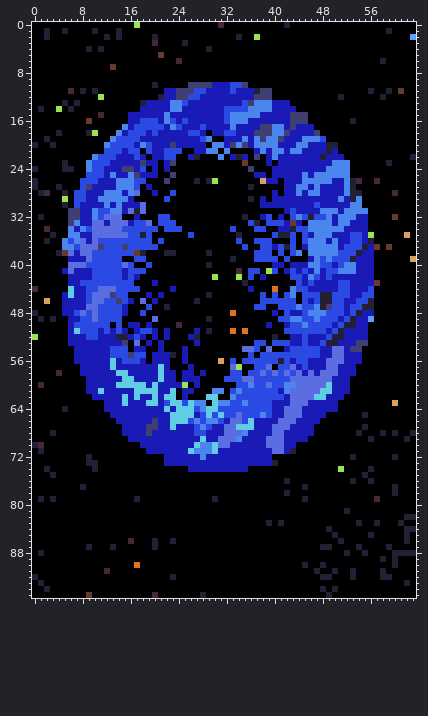
Pixel-art file: Assets/Planet Cards/Donut.aseprite. The picture above was drawn from the file before the commit.
64x96 pixels, 1 frame.
The result:
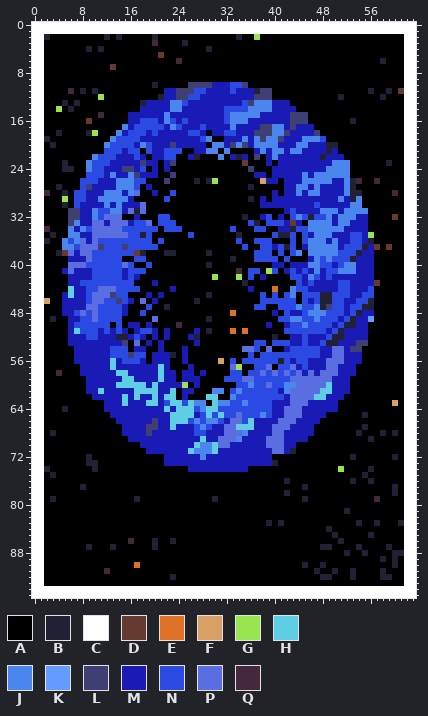
Palette (. is transparent): A #000000  B #222034  C #ffffff  D #663931  E #df7126  F #d9a066  G #99e550  H #5fcde4  J #4a86ed  K #639bff  L #3f3f74  M #1a1ab6  N #2b4ae3  P #5b6ee1  Q #45283c
Difference:
Layer "Background":
Colour C replaces colour A in row 0 at x 0 to 16, 18 to 30, 32 to 41 and 43 to 63; in row 1 at x 0 to 1, 3 to 4, 6 to 9, 11 to 13, 15 to 58 and 60 to 63; in row 2 at x 0 to 1 and 62; in rows 3 to 13 at x 0 to 1 and 62 to 63; in row 14 at x 0 and 62 to 63; in rows 15 to 19 at x 0 to 1 and 62 to 63.
Colour C replaces colour A in row 20 at x 1 and 62 to 63; in row 21 at x 0 to 1 and 62 to 63; in row 22 at x 0 to 1 and 62; in row 23 at x 0 to 1 and 62 to 63; in row 24 at x 1 and 62 to 63; in row 25 at x 0 to 1 and 62 to 63.
Colour C replaces colour A in rows 26 to 27 at x 1 and 62 to 63; in row 28 at x 0 and 62 to 63; in rows 29 to 31 at x 0 to 1 and 62 to 63; in row 32 at x 0 and 62 to 63; in rows 33 to 34 at x 0 to 1 and 62 to 63; in row 35 at x 0 to 1 and 63.
Colour C replaces colour A in rows 36 to 38 at x 0 to 1 and 62 to 63; in row 39 at x 0 to 1 and 62; in rows 40 to 43 at x 0 to 1 and 62 to 63; in row 44 at x 1 and 62 to 63; in rows 45 to 47 at x 0 to 1 and 62 to 63; in row 48 at x 1 and 62 to 63.
Colour C replaces colour A in row 49 at x 0 and 62 to 63; in rows 50 to 51 at x 0 to 1 and 62 to 63; in row 52 at x 1 and 62 to 63; in rows 53 to 59 at x 0 to 1 and 62 to 63; in row 60 at x 0 and 62 to 63; in rows 61 to 67 at x 0 to 1 and 62 to 63.
Colour C replaces colour A in row 68 at x 0 to 1 and 62; in row 69 at x 0 to 1 and 63; in row 70 at x 62 to 63; in row 71 at x 0 and 62 to 63; in rows 72 to 78 at x 0 to 1 and 62 to 63; in row 79 at x 0 and 62 to 63.
Colour C replaces colour A in rows 80 to 81 at x 0 to 1 and 62 to 63; in row 82 at x 0 to 1; in row 83 at x 0 to 1 and 62 to 63; in row 84 at x 0 to 1; in rows 85 to 86 at x 0 to 1 and 63; in row 87 at x 0 to 1 and 62 to 63.
Colour C replaces colour A in row 88 at x 0; in rows 89 to 91 at x 0 to 1 and 62 to 63; in row 92 at x 1 and 62 to 63; in row 93 at x 0 and 63; in row 94 at x 0 to 1, 3 to 47, 49 and 51 to 63; in row 95 at x 0 to 8, 10 to 19, 21 to 27, 29 to 48 and 50 to 63.
Colour C replaces colour B in row 0 at x 42; in row 1 at x 2, 5, 10, 14 and 59; in row 14 at x 1; in row 20 at x 0; in row 22 at x 63; in row 24 at x 0.
Colour C replaces colour B in rows 26 to 27 at x 0; in row 28 at x 1; in row 32 at x 1; in row 48 at x 0; in row 49 at x 1; in row 68 at x 63.
Colour C replaces colour B in row 69 at x 62; in row 70 at x 0; in row 71 at x 1; in row 79 at x 1; in row 82 at x 62 to 63; in row 84 at x 62 to 63.
Colour C replaces colour B in rows 85 to 86 at x 62; in row 88 at x 1 and 62 to 63; in row 92 at x 0; in row 93 at x 1 and 62; in row 94 at x 2, 48 and 50; in row 95 at x 28 and 49.
Colour C replaces colour D in row 95 at x 9.
Colour C replaces colour F in row 35 at x 62; in row 39 at x 63.
Colour C replaces colour G in row 0 at x 17; in row 52 at x 0.
Colour C replaces colour K in row 2 at x 63.
Colour C replaces colour Q in row 0 at x 31; in row 44 at x 0; in row 60 at x 1; in row 70 at x 1; in row 95 at x 20.
Pixel boxes of the changes (left, top, right, bottom) in both pictures:
changed: (32, 22, 416, 598)
